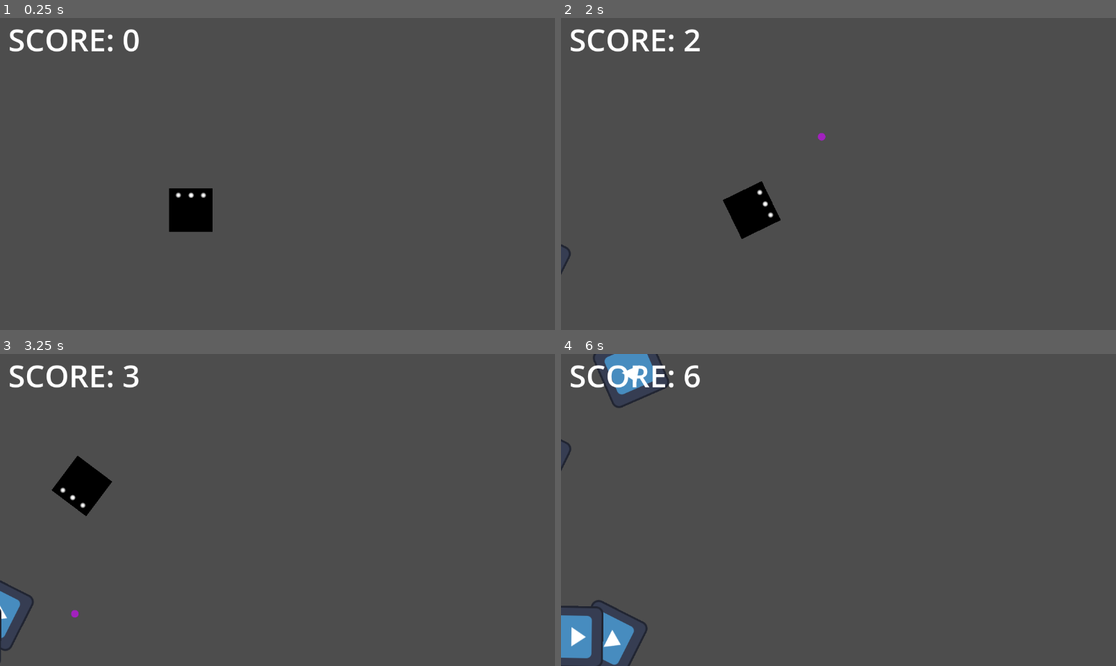
Above: before the commit, frames 1-4 (two rows, left to right).
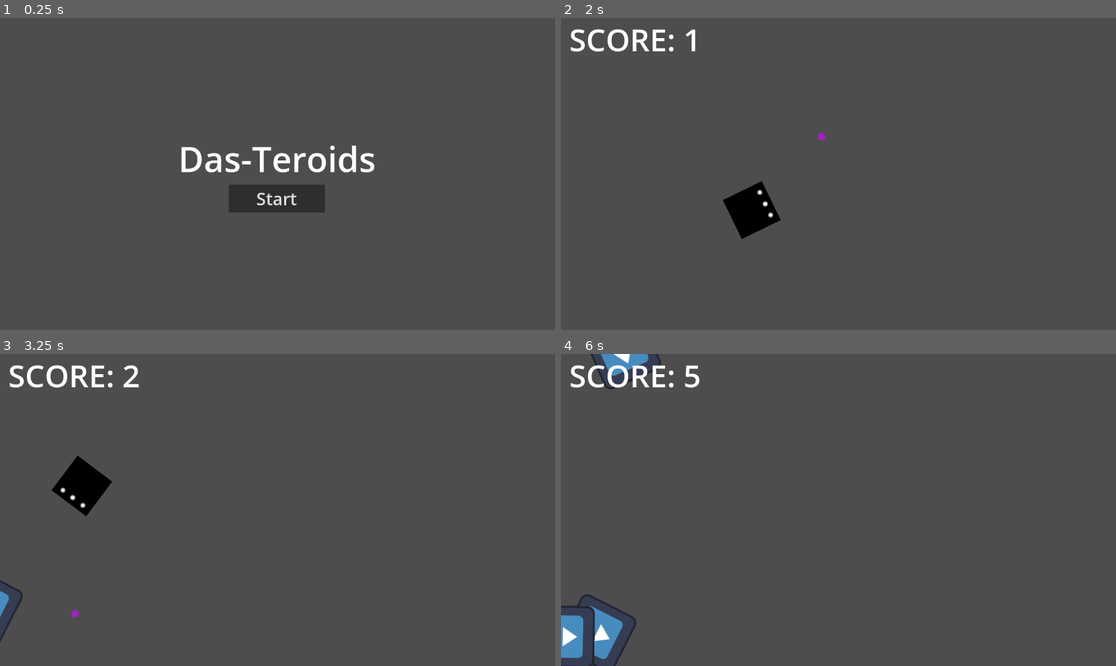
Above: after the commit, the same moments.

Repository: WickerBaskett/das-teroids
Game: Godot game, scene res://scenes/menu.tscn
The game is run twice, just before and just after one commit, with the same random seed, the same clock (stepped at 60 frames per second) and the same inputs. Before the commit the project starts from res://scenes/main_level.tscn. The engine's default icon, where the game draws it, is replaced by a stand-in: a white triangle on a blue panel in a dark square.
Inputs (mouse positions are in pixels of both pictures, inside the frame that each line leads up to):
- Up to frame 1 (0.25 s): no input
- Up to frame 2 (2 s): click (838, 198) at 0.5 s, where only the run after the commit has a clickable "Start"; tap Enter at 1.25 s; hold Right (ui_right) from 1.28 s (still down); hold Space (fire) from 1.28 s (still down)
- Up to frame 3 (3.25 s): release Right (ui_right) at 2.03 s; release Space (fire) at 2.03 s; hold Down (ui_down) 2.03-2.78 s; tap Space (fire) at 2.1 s; hold Right (ui_right) from 2.78 s (still down); hold Space (fire) from 2.78 s (still down)
- Up to frame 4 (6 s): release Right (ui_right) at 3.53 s; release Space (fire) at 3.53 s; hold Up (ui_up) 3.53-4.28 s; tap Space (fire) at 3.6, 5.1 s; hold Space (fire) 4.28-5.03 s; hold Left (ui_left) 4.28-5.78 s; hold Down (ui_down) from 5.78 s (still down); hold Space (fire) from 5.78 s (still down)

The runs differ from the first frame. In frame 1, 4.4% of the frame differs, in the area x 1-68%, y 3-69%; in frame 2, 0.2%; in frame 3, 0.5%; in frame 4, 1.9%.

Commit message:
Added main menu to the game and changed default scene for project

Diff:
--- a/das-teroids/project.godot
+++ b/das-teroids/project.godot
@@ -11,7 +11,7 @@
 [application]
 
 config/name="Das-Teroids"
-run/main_scene="uid://dhm28ne3u5nwa"
+run/main_scene="uid://dso7epbsx2cib"
 config/features=PackedStringArray("4.5", "GL Compatibility")
 config/icon="res://icon.svg"
 
--- /dev/null
+++ b/das-teroids/scenes/menu.tscn
@@ -0,0 +1,51 @@
+[gd_scene load_steps=6 format=3 uid="uid://dso7epbsx2cib"]
+
+[ext_resource type="Script" uid="uid://gll0t2ungvdb" path="res://scripts/menu.gd" id="1_yqeox"]
+
+[sub_resource type="LabelSettings" id="LabelSettings_4h3mk"]
+font_size = 72
+
+[sub_resource type="InputEventKey" id="InputEventKey_yqeox"]
+keycode = 4194309
+
+[sub_resource type="InputEventKey" id="InputEventKey_vjb58"]
+device = -1
+keycode = 32
+unicode = 32
+
+[sub_resource type="Shortcut" id="Shortcut_vjb58"]
+events = [SubResource("InputEventKey_yqeox"), SubResource("InputEventKey_vjb58")]
+
+[node name="Control" type="Control"]
+layout_mode = 3
+anchors_preset = 15
+anchor_right = 1.0
+anchor_bottom = 1.0
+grow_horizontal = 2
+grow_vertical = 2
+script = ExtResource("1_yqeox")
+
+[node name="BoxContainer" type="BoxContainer" parent="."]
+layout_mode = 0
+offset_right = 1150.0
+offset_bottom = 648.0
+alignment = 1
+vertical = true
+
+[node name="GameName" type="Label" parent="BoxContainer"]
+layout_mode = 2
+text = "Das-Teroids"
+label_settings = SubResource("LabelSettings_4h3mk")
+horizontal_alignment = 1
+
+[node name="AspectRatioContainer" type="AspectRatioContainer" parent="BoxContainer"]
+layout_mode = 2
+
+[node name="Button" type="Button" parent="BoxContainer/AspectRatioContainer"]
+custom_minimum_size = Vector2(200, 50)
+layout_mode = 2
+theme_override_font_sizes/font_size = 36
+shortcut = SubResource("Shortcut_vjb58")
+text = "Start"
+
+[connection signal="pressed" from="BoxContainer/AspectRatioContainer/Button" to="." method="_on_button_pressed"]
--- /dev/null
+++ b/das-teroids/scripts/menu.gd
@@ -0,0 +1,21 @@
+extends Control
+
+const MAIN_LEVEL = preload("uid://dhm28ne3u5nwa")
+
+@onready var box_cont: BoxContainer = $BoxContainer
+
+# Called when the node enters the scene tree for the first time.
+func _ready() -> void:
+	get_viewport().connect("size_changed", _on_viewport_size_changed)
+
+#####################
+#  Signal Handlers  #
+#####################
+
+func _on_viewport_size_changed() -> void:
+	var view_size = get_viewport_rect().size
+	box_cont.size = view_size
+
+
+func _on_button_pressed() -> void:
+	get_tree().change_scene_to_packed(MAIN_LEVEL)
Not shown, added: das-teroids/scripts/menu.gd.uid
